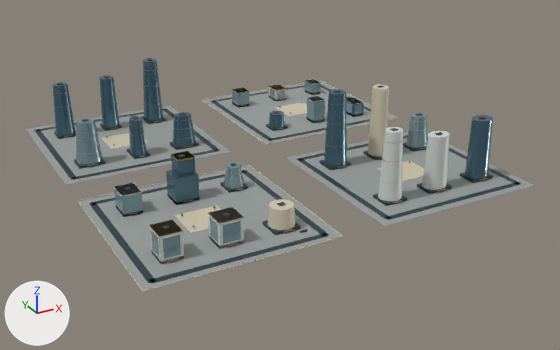
The glTF model web/public/assets/3d/ampliworld/GC-CITY-2030/GC-TILE-14-16.glb: old version first, new version second.
The view is the same before and after, from a 50 mm camera at (3337.0, -2298.0, 594.0) aimed at (4018.0, -1060.0, -25.0). Arrows for +X, +Y and +Z are at lower left; the lights stay in place. The first picture is the older version. Where no turn or scale is listed for an object, it has been applied to the vertices. Vertices at exactly the same position are counted once.

Objects in the first picture: 'GC-TILE-14-16-blue', 'GC-TILE-14-16-dark', 'GC-TILE-14-16-glass', 'GC-TILE-14-16-gold', 'GC-TILE-14-16-ivory', 'GC-TILE-14-16-paving', 'GC-TILE-14-16-white'.
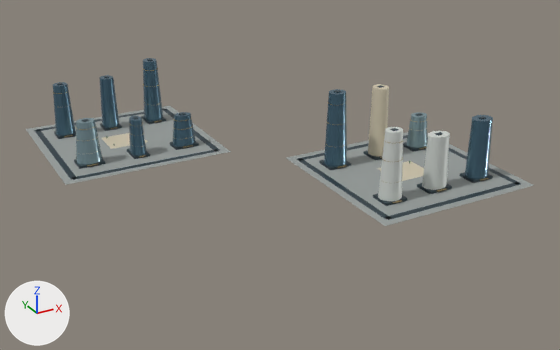
Pixel boxes [x1, y1, x2, y2] of what changed, in the pictures (560 x 350 px):
'GC-TILE-14-16-paving', reshaped (42% shorter): before [26, 81, 534, 290]; after [26, 105, 534, 226]
'GC-TILE-14-16-blue', reshaped (18% shorter): before [53, 58, 493, 205]; after [53, 58, 493, 179]
'GC-TILE-14-16-dark', reshaped (28% shorter): before [34, 59, 521, 284]; after [34, 59, 521, 220]
'GC-TILE-14-16-glass', reshaped (70% shorter): before [76, 79, 427, 259]; after [76, 112, 427, 165]
'GC-TILE-14-16-ivory', reshaped (7% narrower, 54% shorter): before [77, 80, 424, 292]; after [101, 84, 424, 181]
'GC-TILE-14-16-white', reshaped (78% narrower, 60% shorter): before [114, 79, 450, 264]; after [378, 127, 450, 201]
'GC-TILE-14-16-gold', reshaped (31% shorter): before [53, 68, 489, 263]; after [53, 68, 489, 203]
part 1 of me_mesh_0, deleted: before [203, 81, 395, 144]
part 2 of me_mesh_0, deleted: before [79, 166, 341, 290]
part 3 of me_mesh_1, deleted: before [89, 81, 371, 284]
part 4 of me_mesh_2, deleted: before [77, 80, 398, 292]
part 5 of me_mesh_5, deleted: before [269, 111, 285, 128]
part 6 of me_mesh_5, deleted (blue): before [166, 170, 199, 205]
part 7 of me_mesh_5, deleted: before [346, 97, 363, 117]
part 8 of me_mesh_5, deleted: before [171, 152, 195, 176]
part 9 of me_mesh_6, deleted: before [130, 86, 361, 263]
part 10 of me_mesh_7, deleted: before [114, 79, 362, 259]
part 11 of me_mesh_8, deleted: before [114, 79, 364, 264]

The change in detail:
me_mesh_0 is used by ob_gc_tile_14_16_paving; location (0.0, 0.0, 0.0).
me_mesh_0 had 32 vertices, 48 faces and spanned x 3621.0..4379.0, y -1379.0..-621.0, z 0.0.
me_mesh_0 now has 16 vertices, 24 faces and spans x 3621.0..4379.0, y -1379.0..-621.0, z 0.0.
me_mesh_0 part 1: the loose piece of 8 vertices spanning x 4041.0..4379.0, y -959.0..-621.0, z 0.0 is deleted.
me_mesh_0 part 2: the loose piece of 8 vertices spanning x 3621.0..3959.0, y -1379.0..-1041.0, z 0.0 is deleted.
me_mesh_1 is used by ob_gc_tile_14_16_dark; location (0.0, 0.0, 0.0).
me_mesh_1 had 520 vertices, 780 faces and spanned x 3636.0..4364.0, y -1364.0..-636.0, z 0.0..150.0.
me_mesh_1 now has 256 vertices, 384 faces and spans x 3636.0..4364.0, y -1364.0..-636.0, z 0.0..150.0.
me_mesh_1 part 3: 33 loose pieces with 264 vertices, spanning x 3636.0..4364.0, y -1364.0..-636.0, z 0.0..82.0, are deleted.
me_mesh_2 is used by ob_gc_tile_14_16_ivory; location (0.0, 0.0, 0.0).
me_mesh_2 had 164 vertices, 260 faces and spanned x 3620.0..4380.0, y -1380.0..-620.0, z 0.0..144.0.
me_mesh_2 now has 38 vertices, 64 faces and spans x 3750.0..4250.0, y -1246.0..-754.0, z 0.0..144.0.
me_mesh_2 part 4: 14 loose pieces with 126 vertices, spanning x 3620.0..4380.0, y -1380.0..-620.0, z 0.0..40.0, are deleted.
me_mesh_5 is used by ob_gc_tile_14_16_blue; location (0.0, 0.0, 0.0).
me_mesh_5 had 200 vertices, 356 faces and spanned x 3670.0..4333.0, y -1317.0..-674.0, z 0.0..149.0.
me_mesh_5 now has 154 vertices, 280 faces and spans x 3670.0..4333.0, y -1317.0..-674.0, z 5.0..149.0.
me_mesh_5 part 5: the loose piece of 22 vertices spanning x 4093.0..4127.0, y -895.0..-861.0, z 5.0..34.0 is deleted.
me_mesh_5 part 6: the loose piece of 8 vertices spanning x 3768.0..3812.0, y -1138.0..-1098.0, z 0.0..50.0 is deleted.
me_mesh_5 part 7: the loose piece of 8 vertices spanning x 4297.0..4323.0, y -901.0..-855.0, z 0.0..31.0 is deleted.
me_mesh_5 part 8: the loose piece of 8 vertices spanning x 3778.0..3810.0, y -1131.0..-1100.0, z 50.0..80.0 is deleted.
me_mesh_6 is used by ob_gc_tile_14_16_gold; location (0.0, 0.0, 0.0).
me_mesh_6 had 1334 vertices, 2316 faces and spanned x 3667.0..4331.0, y -1380.0..-676.0, z 0.0..128.0.
me_mesh_6 now has 888 vertices, 1584 faces and spans x 3667.0..4331.0, y -1322.0..-676.0, z 4.0..128.0.
me_mesh_6 part 9: 40 loose pieces with 446 vertices, spanning x 3671.0..4316.0, y -1380.0..-679.0, z 0.0..80.0, are deleted.
me_mesh_7 is used by ob_gc_tile_14_16_glass; location (0.0, 0.0, 0.0).
me_mesh_7 had 354 vertices, 552 faces and spanned x 3666.0..4333.0, y -1319.0..-679.0, z 0.0..89.0.
me_mesh_7 now has 44 vertices, 80 faces and spans x 3666.0..4333.0, y -1138.0..-858.0, z 5.0..89.0.
me_mesh_7 part 10: 37 loose pieces with 310 vertices, spanning x 3671.0..4324.0, y -1319.0..-679.0, z 0.0..50.0, are deleted.
me_mesh_8 is used by ob_gc_tile_14_16_white; location (0.0, 0.0, 0.0).
me_mesh_8 had 92 vertices, 152 faces and spanned x 3671.0..4324.0, y -1319.0..-682.0, z 0.0..131.0.
me_mesh_8 now has 44 vertices, 80 faces and spans x 4088.0..4234.0, y -1318.0..-1278.0, z 5.0..131.0.
me_mesh_8 part 11: 6 loose pieces with 48 vertices, spanning x 3671.0..4324.0, y -1319.0..-682.0, z 0.0..50.0, are deleted.
